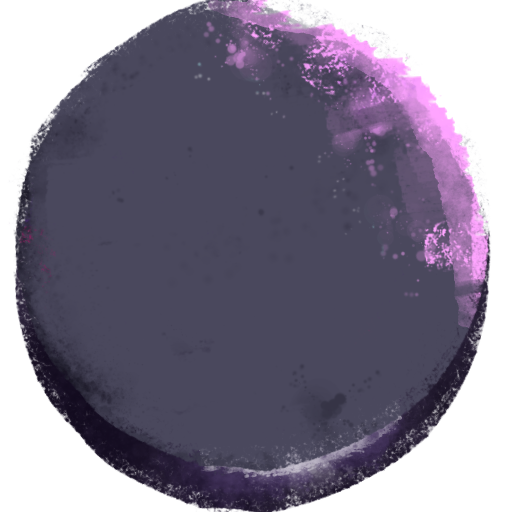
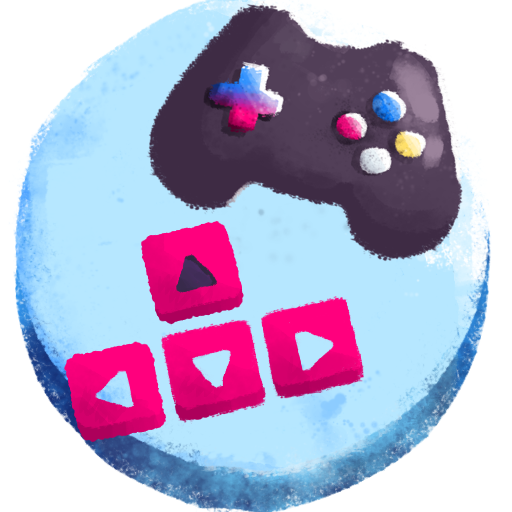
Layers edited between the first and the second 512 × 512 image:
added layer "applications-games.png" above "Group 44" over [128, 0, 491, 320]
added group "Group 44" with 2 layers above "Paint Layer 45" over [9, 192, 448, 512]
added layer "Paint Layer 43" (multiply, 45%) in group "Group 44" over [9, 192, 448, 512]
added layer "Paint Layer 42" in group "Group 44" over [9, 192, 384, 448]
added layer "Paint Layer 45" above "Group 5" over [128, 192, 256, 384]
painted on "Paint Layer 9" over [9, 0, 491, 448]
painted on "Paint Layer 6" over [9, 0, 491, 512]
added group "Group 41" (multiply) with 2 layers in group "Group 5" over [9, 0, 491, 512]
added layer "Paint Layer 40" in group "Group 41" over [9, 0, 491, 512]
"Paint Layer 41 Merged": opacity 100% → 75%, blend multiply → normal, moved it into group "Group 41", painted on it over [9, 0, 491, 512]
added layer "Paint Layer 39" in group "Group 5" over [9, 0, 491, 512]
painted on "Paint Layer 1" over [9, 0, 491, 512]
painted on "Paint Layer 37" over [9, 64, 491, 512]
painted on "Paint Layer 31" over [9, 0, 491, 512]
removed layer "Paint Layer 11" from group "Group 3" over [9, 64, 491, 512]
painted on "Copy of Paint Layer 1" over [9, 0, 491, 512]